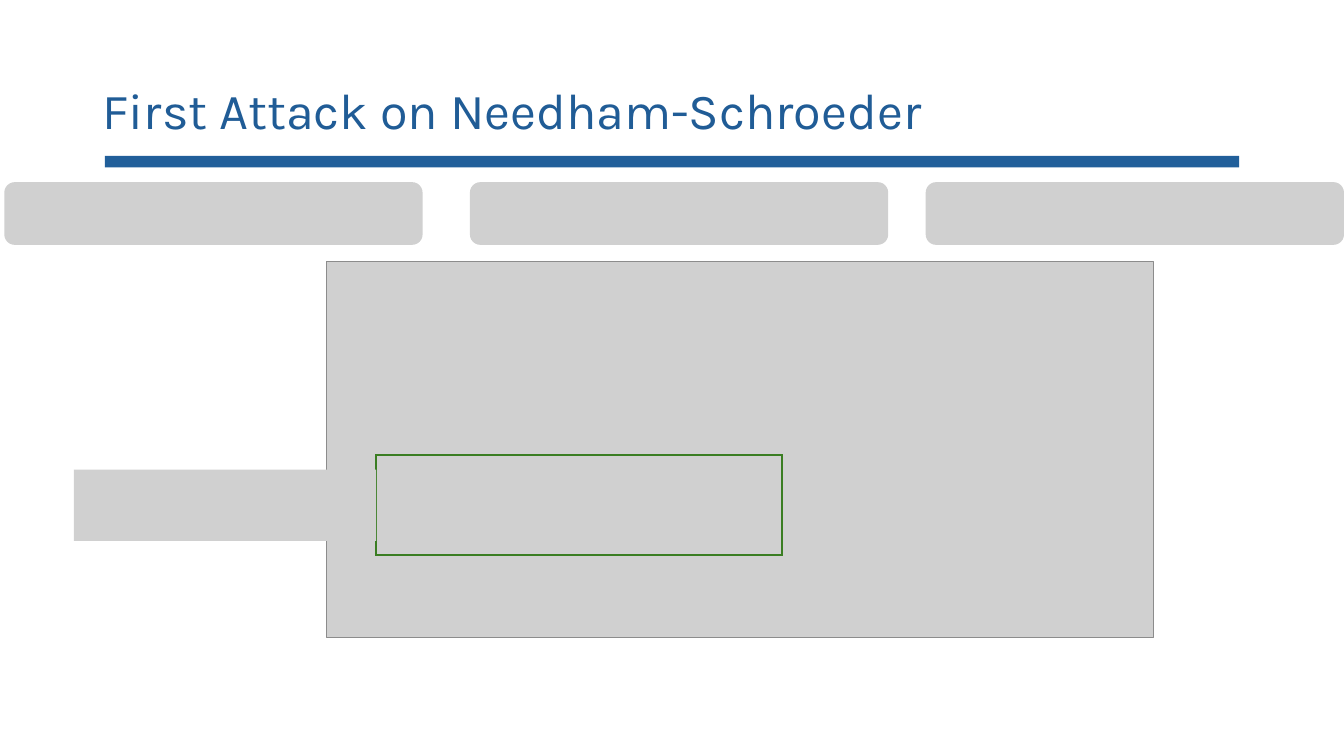
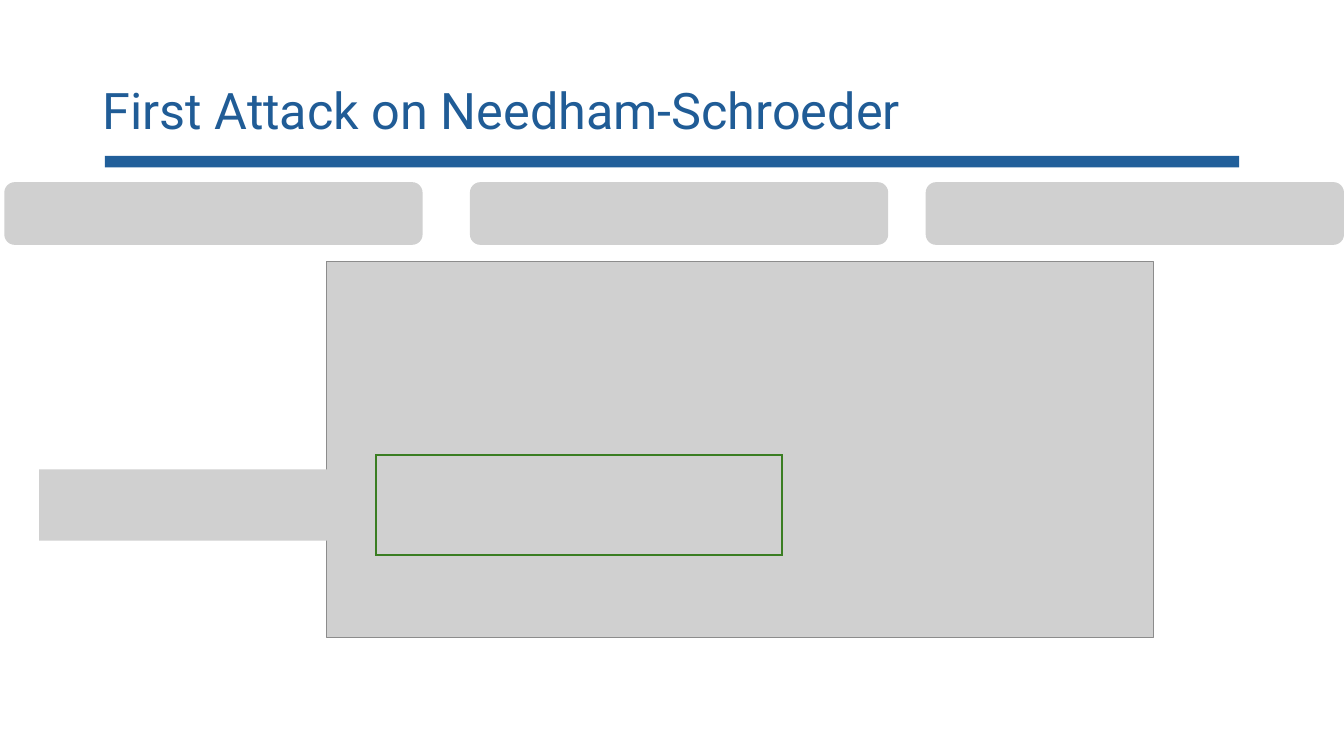
Before and after one commit to lorchrob/comp_slides, a slide deck: slide 77 of comp.pptx. Drawn at 1344x756 pixels with LibreOffice and Linux fonts; fonts in the diff are those of the drawing; grey boxes stand for pictures. Boxes give left, top, right and bottom in pixels: in the first picture for what was removed or moved away, otherwise in the second. Text is boxed around its words. In the diff, an @@ line names an element or a change of style, - is before the commit and + after.

```diff
--- a/comp.pptx
+++ b/comp.pptx
@@ title "First Attack on Needham-Schroeder" at box(102, 91, 900, 130): font Karla to Roboto @@
@@ picture: place and size @@
-picture at box(74, 470, 376, 541)
+picture at box(39, 470, 362, 541)
```
Also in this commit, not shown: 94 other slides changed.
